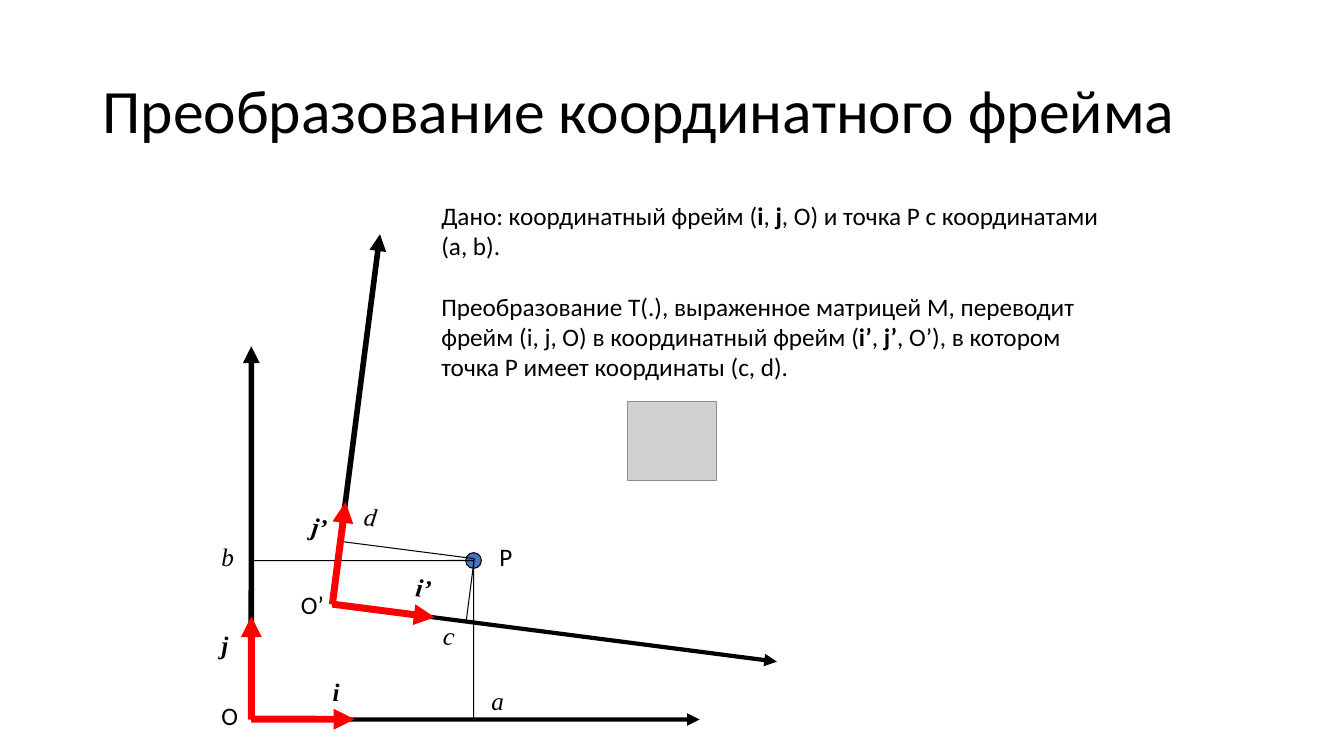
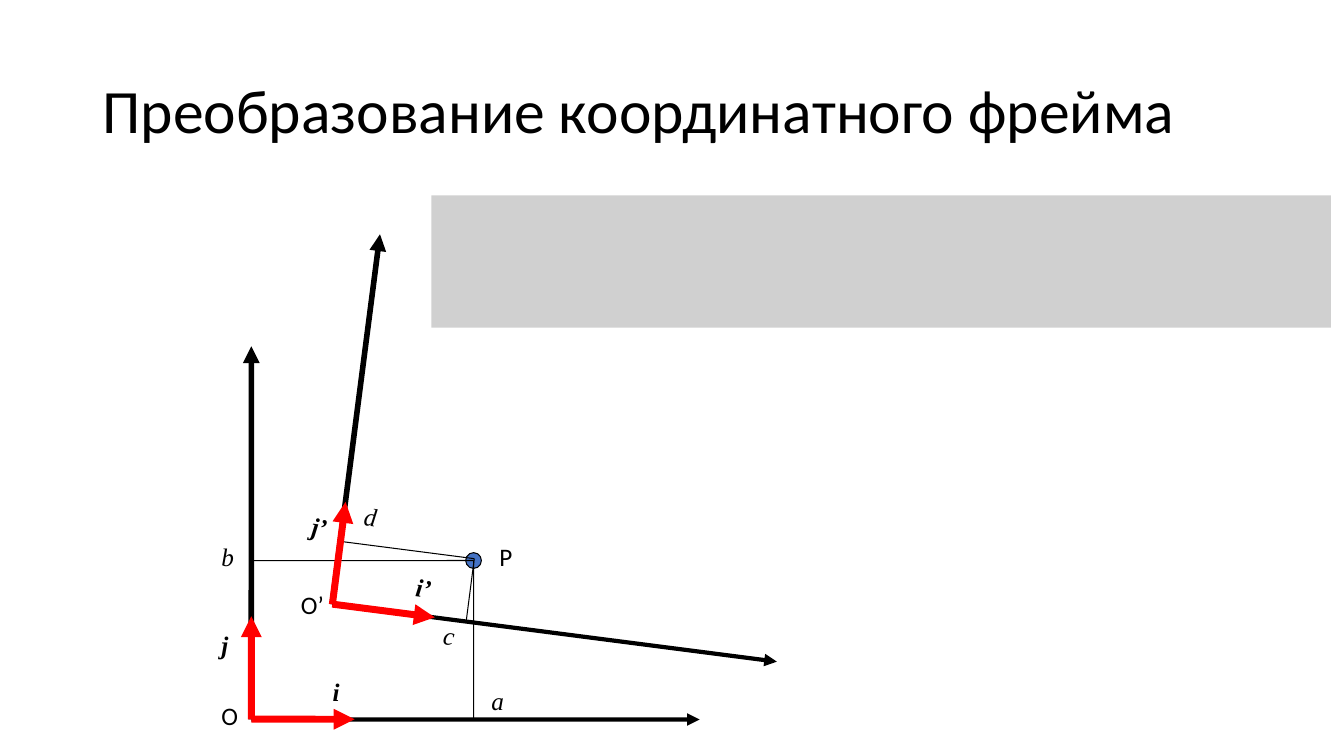
Before and after one commit to alexey-malov/cg-course, a slide deck: slide 119 of lectures/04 - Векторный анализ, трансформации и матрицы.pptx. Drawn at 1344x756 pixels with LibreOffice and Linux fonts; fonts in the diff are those of the drawing; grey boxes stand for pictures. Boxes give left, top, right and bottom in pixels: in the first picture for what was removed or moved away, otherwise in the second. Text is boxed around its words. In the diff, an @@ line names an element or a change of style, - is before the commit and + after.

```diff
--- a/lectures/04 - Векторный анализ, трансформации и матрицы.pptx
+++ b/lectures/04 - Векторный анализ, трансформации и матрицы.pptx
@@ picture added at bbox=[432, 196, 1331, 328] @@
@@ text removed at bbox=[441, 206, 1098, 380] @@
-Дано: координатный фрейм (i, j, O) и точка P с координатами (a, b).
-Преобразование T(.), выраженное матрицей M, переводит фрейм (i, j, O) в координатный фрейм (i’, j’, O’), в котором точка P имеет координаты (c, d).
@@ picture removed at bbox=[627, 402, 717, 481] @@
```
Also in this commit, not shown: 23 other slides changed, 7 slides added, 4 slides removed, 27 other files.
